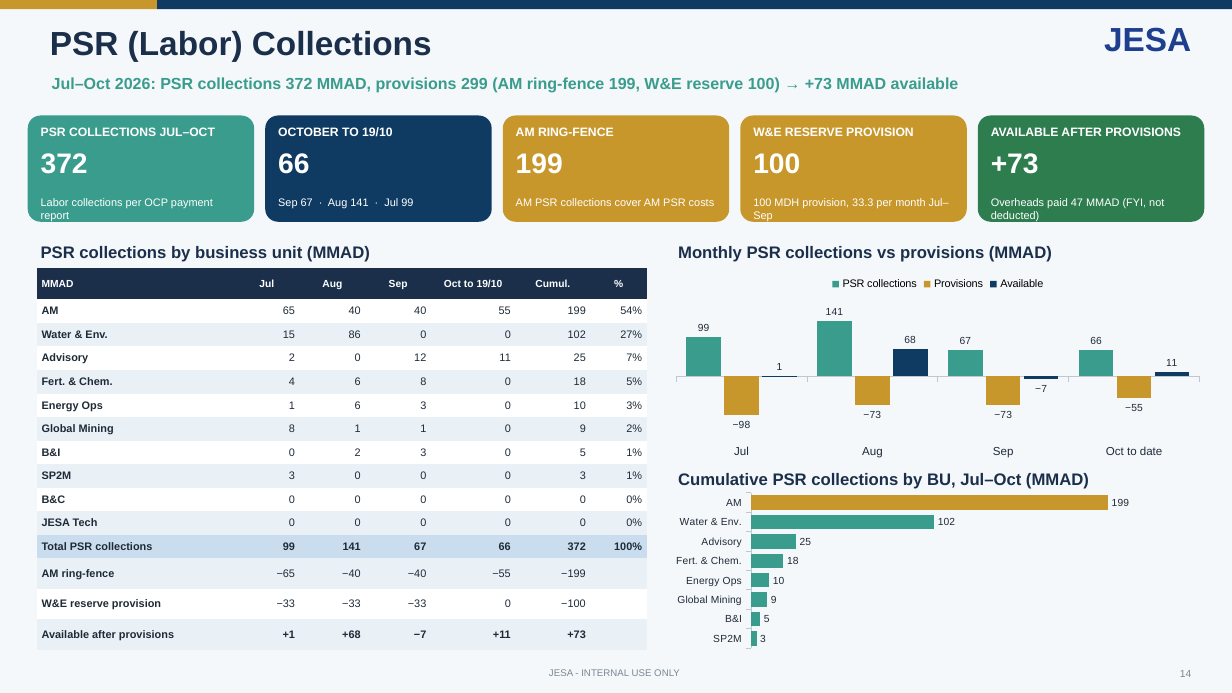
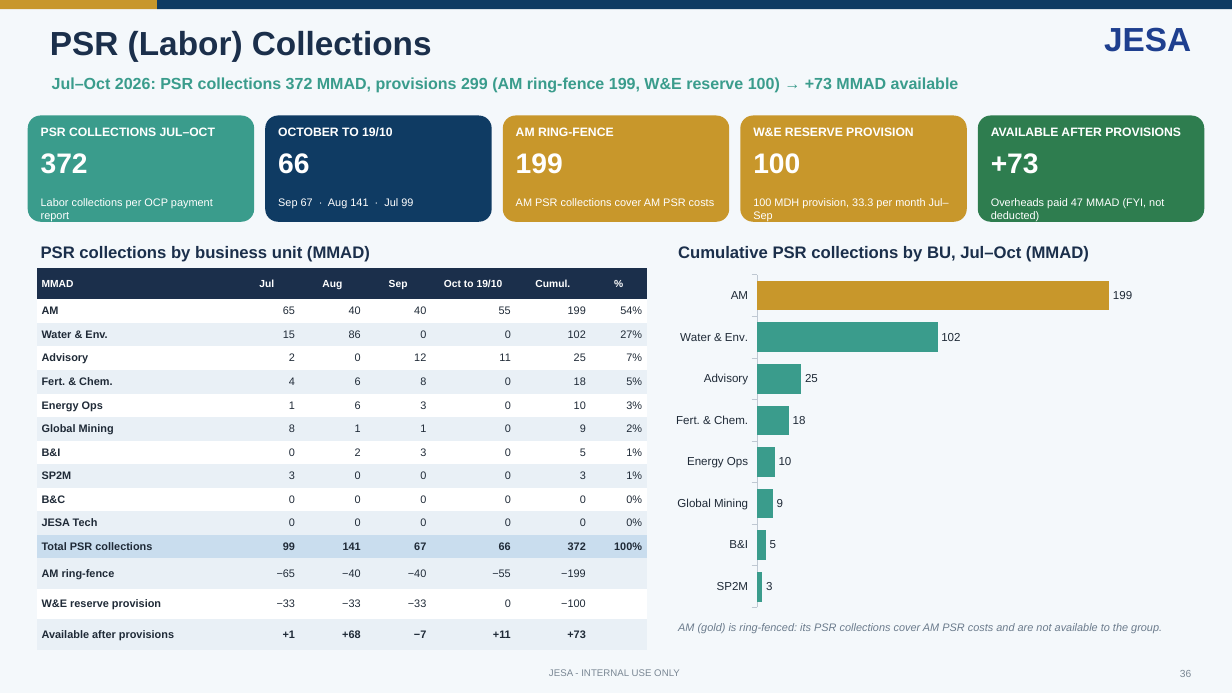
Before and after one commit to cherkaouihassan-art/Skills-Repo, a slide deck: slide 36 of weekly-ar-cash-deck/output/JESA_AR_Cash_Position_2026-10-21.pptx (slide 14 before the commit). Drawn at 1232x693 pixels with LibreOffice and Linux fonts; fonts in the diff are those of the drawing. Boxes give left, top, right and bottom in pixels: in the first picture for what was removed or moved away, otherwise in the second. Text is boxed around its words. In the diff, an @@ line names an element or a change of style, - is before the commit and + after.

```diff
--- a/weekly-ar-cash-deck/output/JESA_AR_Cash_Position_2026-10-21.pptx
+++ b/weekly-ar-cash-deck/output/JESA_AR_Cash_Position_2026-10-21.pptx
@@ bar chart at (x1=665, y1=268, x2=1211, y2=615) @@
@@ data labels of Series 1 changed @@
@@ category axis changed @@
@@ bar spacing changed @@
@@ bar chart resized from (x1=665, y1=490, x2=1211, y2=652) to (x1=665, y1=268, x2=1211, y2=615) @@
@@ column chart removed at (x1=665, y1=268, x2=1211, y2=462) @@
-categories: Jul, Aug, Sep, Oct to date
-PSR collections: 99, 141, 67, 66
-Provisions: -98, -73, -73, -55
-Available: 1, 68, -7, 11
@@ text at (x1=678, y1=246, x2=1089, y2=262): text changed @@
-Monthly PSR collections vs provisions (MMAD)
+Cumulative PSR collections by BU, Jul–Oct (MMAD)
@@ text at (x1=678, y1=623, x2=1162, y2=633): text changed; size 13 to 8.5 pt; text colour #1B2F4B to #6B7B8C; bold off; italic on @@
-Cumulative PSR collections by BU, Jul–Oct (MMAD)
+AM (gold) is ring-fenced: its PSR collections cover AM PSR costs and are not available to the group.
@@ text at (x1=1180, y1=670, x2=1191, y2=677): text changed @@
-14
+36
```
Also in this commit, not shown: 34 other slides changed, 2 slides added, 2 other files.
